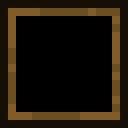
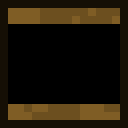
Layered file, before and after one edit (128px x 128px). Changes by layer:
painted on "fg" over 8, 16, 120, 112
